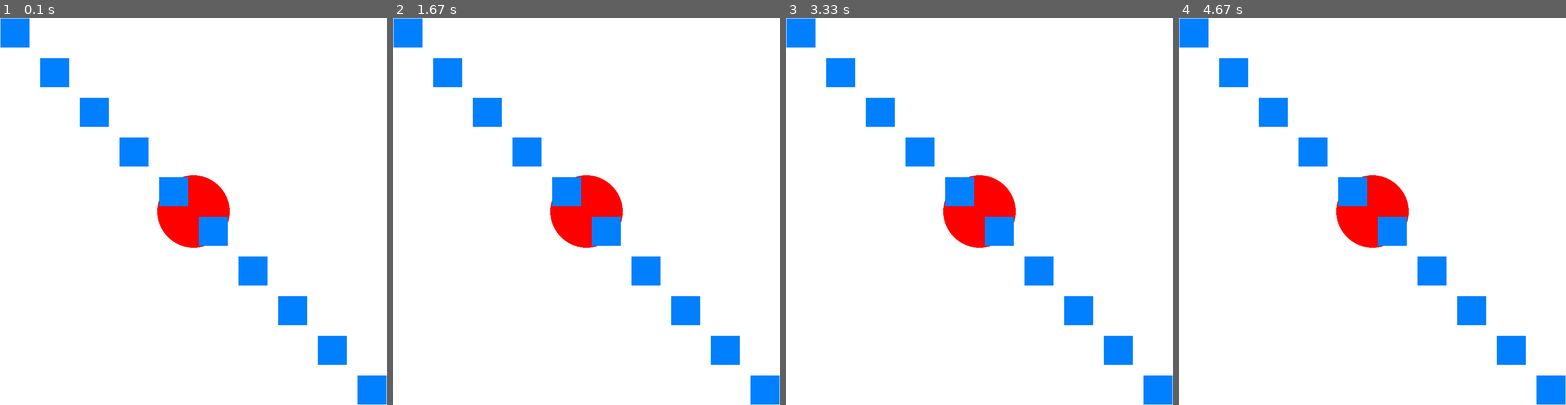
Above: before the commit, frames 1-4 (left to right).
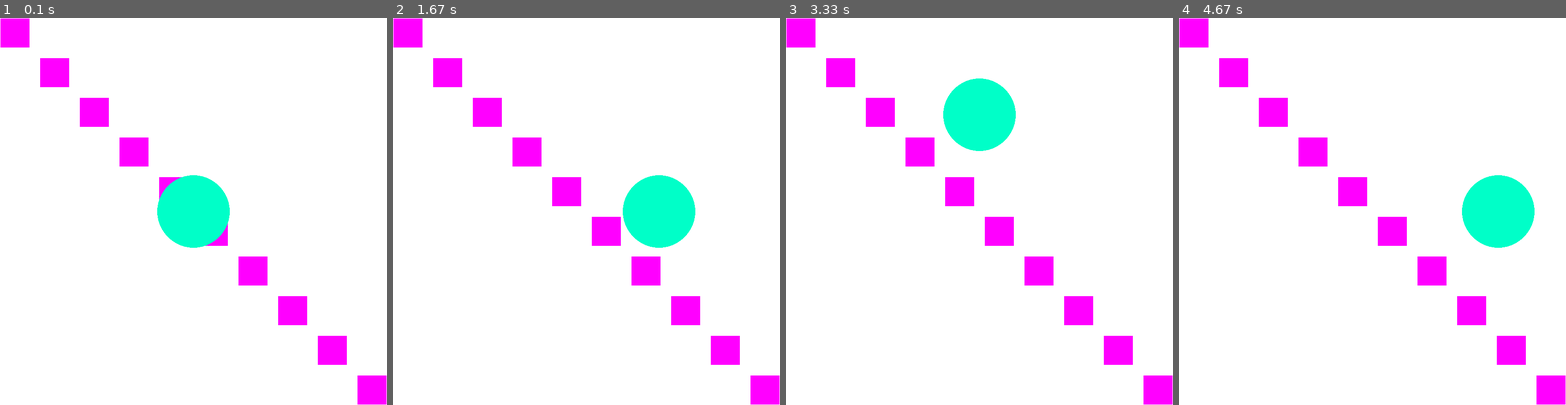
Above: after the commit, the same moments.

Repository: HiImYann/Projet-Pygame-Informatique-OC-2021
Game: pygame game, started from Commencement.py
Same seed, same stepped clock (60 frames per second), same inputs: the game is played once before the commit and once after it.
Inputs:
- Up to frame 1 (0.1 s): no input
- Up to frame 2 (1.67 s): hold Right 0.33-0.8 s; hold Up 0.83-1.13 s; hold Right 1.17-1.63 s
- Up to frame 3 (3.33 s): hold Left 1.67-2.2 s; hold Down 2.23-2.53 s; hold Left 2.57-2.97 s; hold Up from 3 s (still down)
- Up to frame 4 (4.67 s): release Up at 3.37 s; hold Right 3.4-4.03 s; hold Down 4.07-4.43 s; hold Left from 4.47 s (still down)

The runs differ from the first frame. In frame 1, 7.5% of the frame differs, in the area x 0-100%, y 0-100%; in frame 2, 10%; in frame 3, 10%; in frame 4, 10%.

Commit message:
Fonction cercle qui bouge = couleur

Diff:
--- a/Commencement.py
+++ b/Commencement.py
@@ -15,18 +15,38 @@
 #Vitesse
 vit = 10
 
+#Couleurs
 red = (255,0,0)
+orange = (255,150,0)
+yellow = (255,255,0)
+green = (0,255,0)
+aqua = (0,255,200)
+light_blue = (0,255,255)
+blue = (0,0,255)
+purple = (150,0,255)
+pink = (255,0,255)
 
-class Cercle:
-    def __init__(self,color,radius,surface=screen,center=centre):
-        self.surface = surface
-        self.color = color
-        self.center = center
-        self.radius = radius
-    def dessin_cercle(self):
-        pygame.draw.circle(self.surface, self.color, self.center, self.radius)
 
-cercle1 = Cercle(red,75,screen,(posx,posy))
+
+class Cercle():
+    def __init__(self,couleur,rayon):
+        pygame.sprite.Sprite.__init__(self)
+        self.couleur = couleur
+        self.rayon = rayon
+        self.position_x = 400
+        self.position_y = 400
+
+    def update(self): #fonction executée à chaque frame pour afficher l'objet
+        pygame.draw.circle(screen, self.couleur, (self.position_x,self.position_y), self.rayon)
+
+    def mouvements(self,x,y):
+        self.position_x += x
+        self.position_y += y
+        if self.position_x < 0 or self.position_x > 800 or self.position_y < 0 or self.position_y > 800:
+            self.position_x = 400
+            self.position_y = 400
+
+cercle1 = Cercle(aqua,75)
 
 running = True
 while running:
@@ -38,33 +58,24 @@
 
     screen.fill((255,255,255))
     #circle = pygame.draw.circle(screen, (255,0,0), (posx, posy), 100)
-    cercle1.dessin_cercle()
 
     i = 0
     N = 0
     for i in range(10):
-        pygame.draw.rect(screen, (0, 128, 255), pygame.Rect(1+N, 1+N, 60, 60))
+        pygame.draw.rect(screen, (pink), pygame.Rect(1+N, 1+N, 60, 60))
         i += 1
         N += 82
 
+    if pygame.key.get_pressed()[pygame.K_UP] == True:
+        cercle1.mouvements(0,-10)
+    if pygame.key.get_pressed()[pygame.K_RIGHT] == True:
+        cercle1.mouvements(10,0)
+    if pygame.key.get_pressed()[pygame.K_DOWN] == True:
+        cercle1.mouvements(0,10)
+    if pygame.key.get_pressed()[pygame.K_LEFT] == True:
+        cercle1.mouvements(-10,0)
 
-    keys = pygame.key.get_pressed()
-
-    if keys[pygame.K_LEFT]:
-        posx -= vit
-        print("gauche")
-
-    if keys[pygame.K_RIGHT]:
-        posx += vit
-        print("droite")
-
-    if keys[pygame.K_DOWN]:
-        posy += vit
-        print("bas")
-
-    if keys[pygame.K_UP]:
-        posy -= vit
-        print("haut")
+    cercle1.update()
 
     pygame.display.flip()
 
